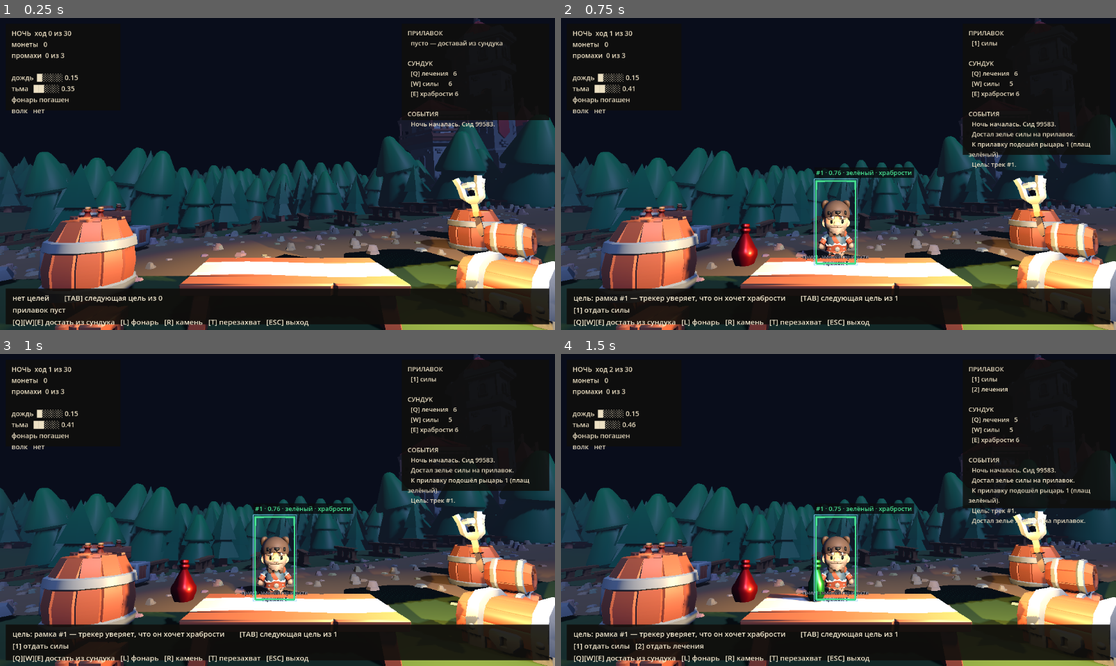
Above: before the commit, frames 1-4 (two rows, left to right).
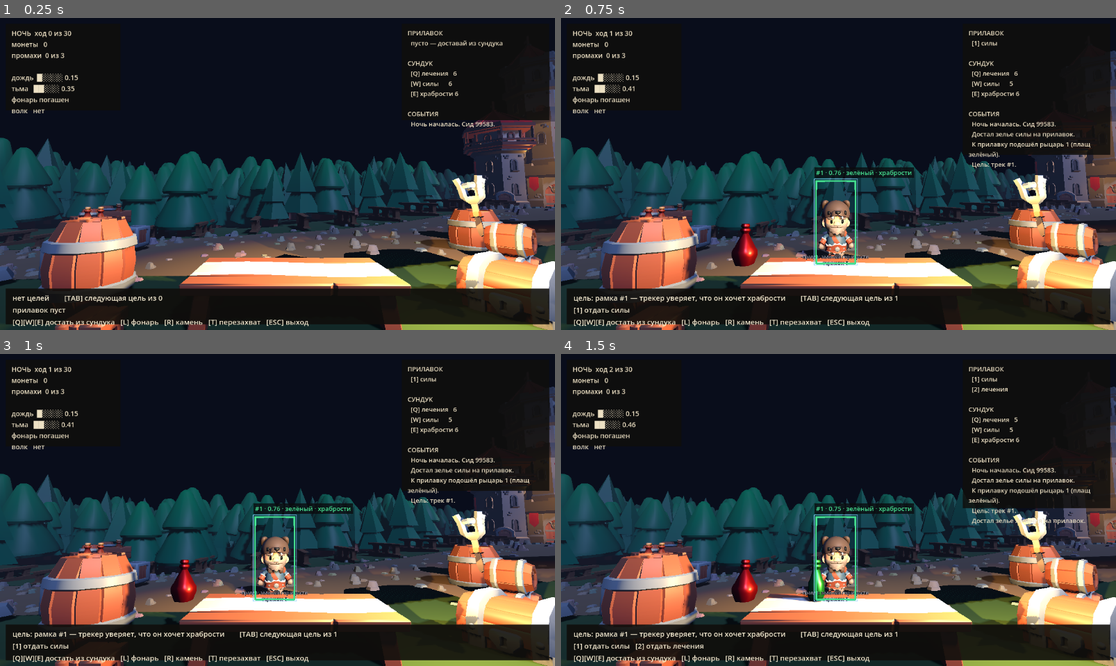
Above: after the commit, the same moments.

Repository: Azidaan/FlyNight
Game: Godot game, scene res://src/view/main.tscn
Same seed, same stepped clock (60 frames per second), same inputs: the game is played once before the commit and once after it.
Inputs:
- Up to frame 1 (0.25 s): no input
- Up to frame 2 (0.75 s): tap Enter at 0.5 s; hold W from 0.53 s (still down); tap Tab at 0.6 s
- Up to frame 3 (1 s): keep holding W; tap Space at 0.77 s
- Up to frame 4 (1.5 s): release W at 1.28 s; tap Q at 1.35 s

The runs differ from the first frame. In frame 1, 11% of the frame differs, in the area x 0-100%, y 0-72%; in frame 2, 8.9%; in frame 3, 8.9%; in frame 4, 7.9%.

Commit message:
feat: замок подсвечен факелами, лес вокруг него вырублен
- замок сдвинут вправо и дальше: (58, -52) вместо (44, -49).
  Так он опускается в кадре и выходит из-под правой панели
- восемь факелов по стенам и башням, у каждого свой источник света.
  Тени у них выключены: это дальний фон, а тень от каждого источника
  стоит полного прохода по сцене
- общая холодная подсветка стен, чтобы кладка читалась, а не тонула
  чёрным силуэтом в ночном небе
- вокруг замка лес не сажается (радиус 34) и не заслоняет линию
  взгляда от камеры: несколько елей закрывали его целиком

Co-Authored-By: Claude Fable 5 <noreply@anthropic.com>

Diff:
--- a/src/view/scene_builder.gd
+++ b/src/view/scene_builder.gd
@@ -65,6 +65,12 @@
 const ROAD_Z := -7.5
 const ROAD_HALF_WIDTH := 4.6
 const CASTLE_ALONG := 96.0
+
+## Замок стоит правее и дальше, чем раньше: так он опускается в кадре
+## и выходит из-под правой панели.
+const CASTLE_POS := Vector3(58.0, 0.0, -52.0)
+## Вокруг замка лес не сажаем — три ели закрывали его целиком.
+const CASTLE_CLEAR := 34.0
 
 ## Рельеф. Возле лавки сглаживается в ноль, иначе прилавок и покупатели
 ## встали бы на склоне и повисли в воздухе.
@@ -240,15 +246,40 @@
 	# видно только воротную башню и кусок стены, всё остальное поле занимают
 	# трава, дорога и лес. Координаты заданы явно, а не выведены из дуги
 	# дороги: по дуге он выходил ровно в центр экрана.
-	var keep := Vector3(44.0, 0.0, -49.0)
+	var keep := CASTLE_POS
 	var wall_yaw := -0.55
 
-	_put(root, CASTLE, keep, wall_yaw, 11.0)
-	_put(root, TOWER_B, keep + Vector3(-16.0, 0.0, 8.0), wall_yaw, 9.0)
-	# стена уходит вправо за край кадра
+	_put(root, CASTLE, keep, wall_yaw, 10.0)
+	_put(root, TOWER_B, keep + Vector3(-16.0, 0.0, 8.0), wall_yaw, 8.5)
 	for i in range(4):
 		_put(root, TOWER_A, keep + Vector3(19.0 + i * 18.0, 0.0, -6.0 - i * 9.0),
-			wall_yaw, 8.5)
+			wall_yaw, 8.0)
+
+	# Факелы на стенах: без них замок сливался с ночным небом чёрным силуэтом.
+	# Тени у них выключены — это далёкий фон, а тень от каждого источника
+	# стоит полного прохода по сцене.
+	var torches := [
+		keep + Vector3(-13.0, 9.0, 10.0), keep + Vector3(-4.0, 11.0, 6.0),
+		keep + Vector3(7.0, 9.5, 3.0), keep + Vector3(18.0, 8.0, -4.0),
+		keep + Vector3(34.0, 7.5, -12.0), keep + Vector3(52.0, 7.0, -21.0),
+		keep + Vector3(-9.0, 2.5, 12.0), keep + Vector3(12.0, 2.5, 2.0),
+	]
+	for t in torches:
+		_put(root, TORCH, t, wall_yaw + PI, 3.2)
+		var fire := OmniLight3D.new()
+		fire.position = t + Vector3(0.0, 1.0, 1.6)
+		fire.light_color = Color(1.0, 0.66, 0.30)
+		fire.light_energy = 9.0
+		fire.omni_range = 26.0
+		root.add_child(fire)
+
+	# Общая подсветка стен, чтобы кладка читалась, а не тонула в чёрном.
+	var wash := OmniLight3D.new()
+	wash.position = keep + Vector3(6.0, 16.0, 16.0)
+	wash.light_color = Color(0.72, 0.72, 0.95)
+	wash.light_energy = 7.0
+	wash.omni_range = 70.0
+	root.add_child(wash)
 
 ## Густой лес по обе стороны дороги. Гор нет намеренно: в референсе
 ## (Элвиннский лес) горизонт закрывает именно лес, а не хребты.
@@ -269,6 +300,13 @@
 		if dist_to_road(p) < ROAD_HALF_WIDTH + 2.5:
 			continue
 		if p.length() < 11.0:
+			continue
+		# и вокруг замка: несколько елей закрывали его целиком
+		if Vector2(p.x - CASTLE_POS.x, p.z - CASTLE_POS.z).length() < CASTLE_CLEAR:
+			continue
+		# заодно не заслоняем линию взгляда от камеры к замку
+		if p.z < -14.0 and p.z > CASTLE_POS.z \
+				and absf(p.x - CASTLE_POS.x * (p.z / CASTLE_POS.z)) < 11.0:
 			continue
 
 		var far := p.z < -26.0
@@ -283,6 +321,8 @@
 	for i in range(56):
 		var p := Vector3(-140.0 + i * 5.0, 0.0, -102.0 + rng.randf_range(-7.0, 7.0))
 		if dist_to_road(p) < ROAD_HALF_WIDTH + 3.0:
+			continue
+		if Vector2(p.x - CASTLE_POS.x, p.z - CASTLE_POS.z).length() < CASTLE_CLEAR:
 			continue
 		_put(root, groves[i % groves.size()], p, rng.randf() * TAU,
 			rng.randf_range(9.0, 13.0))
